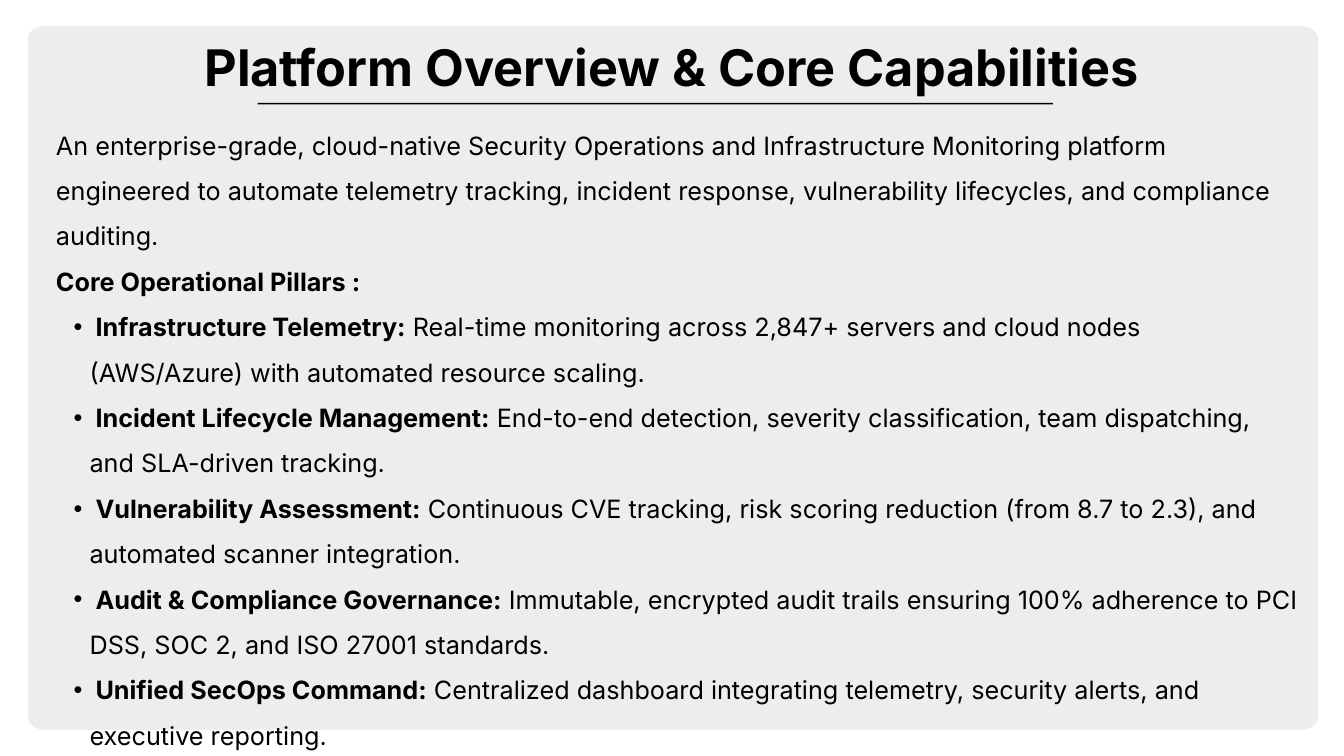
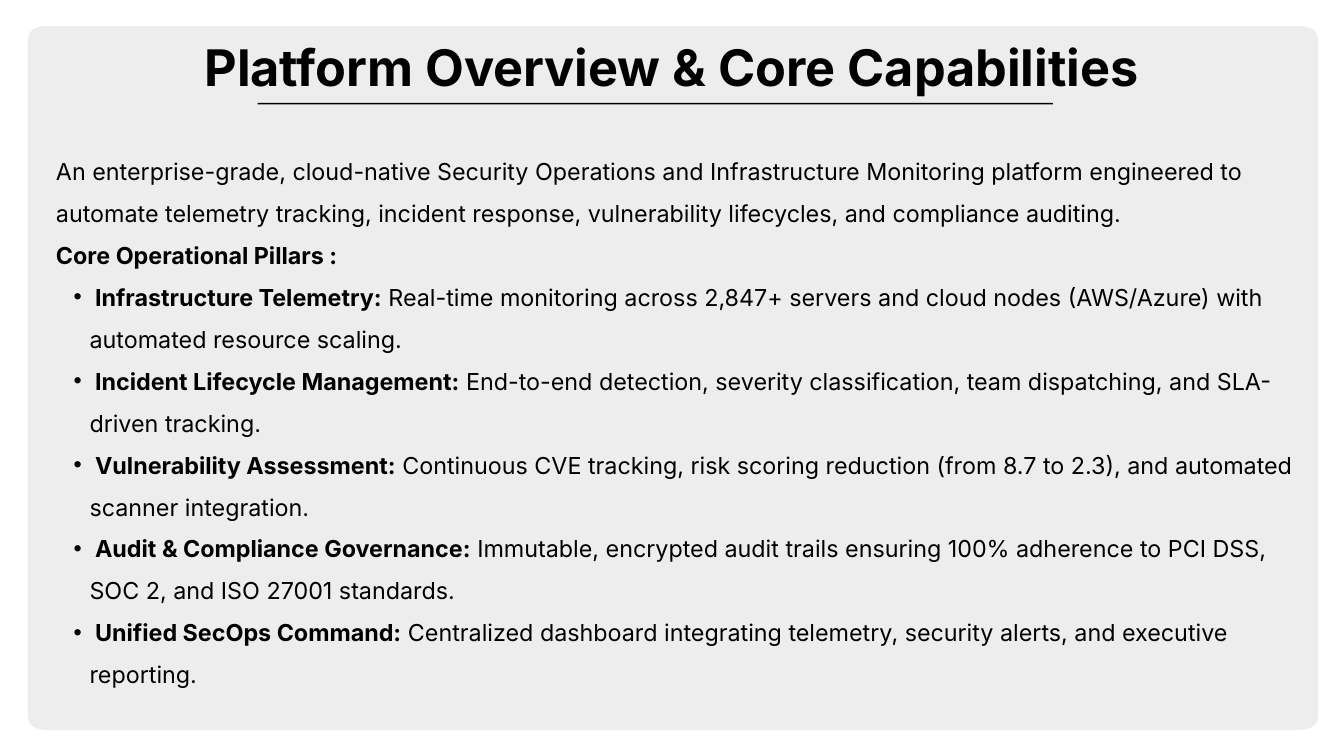
Before and after one commit to TarakRamJ/Cloud_Security_Monitoring_System, a slide deck: slide 3 of CSM/Team4-CSMS-IMS.pptx. Drawn at 1344x756 pixels with LibreOffice and Linux fonts; fonts in the diff are those of the drawing. Boxes give left, top, right and bottom in pixels: in the first picture for what was removed or moved away, otherwise in the second. Text is boxed around its words. In the diff, an @@ line names an element or a change of style, - is before the commit and + after.

```diff
--- a/CSM/Team4-CSMS-IMS.pptx
+++ b/CSM/Team4-CSMS-IMS.pptx
@@ text "An enterprise-grade, cloud-native Security Operations ..." moved from (x1=56, y1=136, x2=1297, y2=705) to (x1=56, y1=162, x2=1292, y2=646) @@
@@ text "An enterprise-grade, cloud-native Security Operations ..." at (x1=56, y1=162, x2=1292, y2=646): size 27 to 25 pt @@
```
Also in this commit, not shown: 3 other slides changed, 18 other files.
